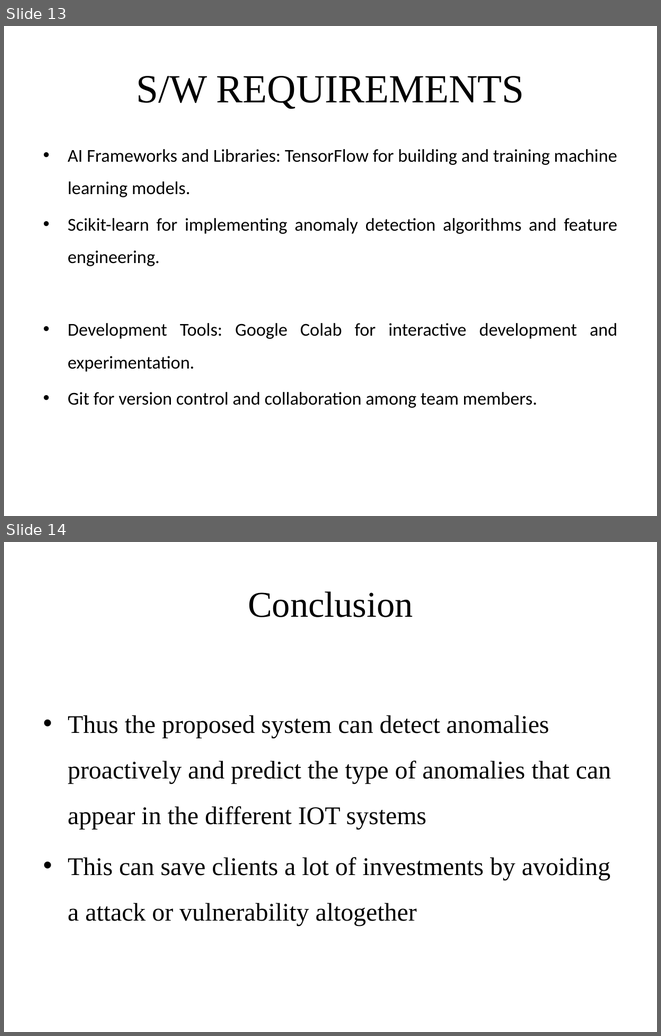
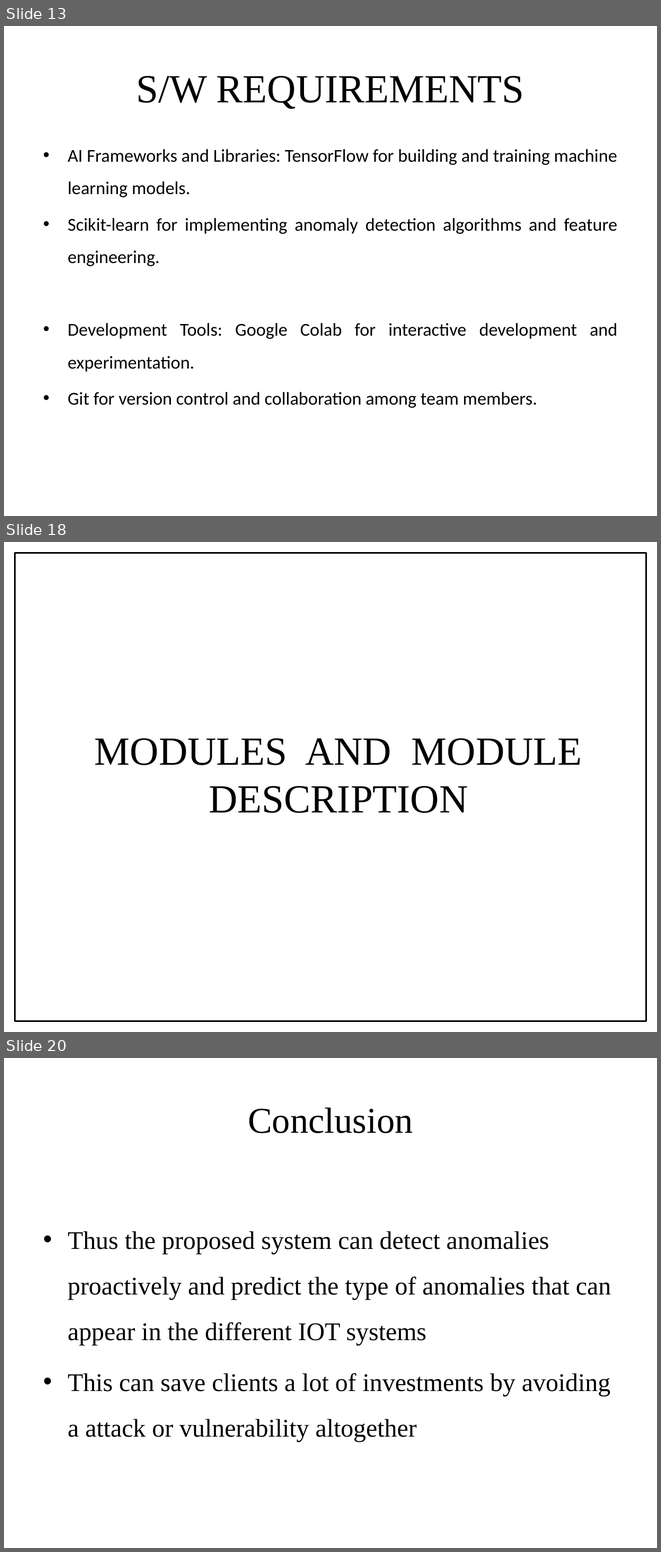
Before and after one commit to Renegadez518/IotSecurityProj, a slide deck: IOTProjreview ppt.pptx. Shown one above the other, each under a label of ours: slides 13 and 14 before the commit, slides 13, 18 and 20 after it; the slides between them are not shown. The pictures are 661x1036 and 661x1552 pixels, drawn with LibreOffice and Linux fonts; fonts in the diff are those of the drawing. Boxes give left, top, right and bottom in pixels: in the first picture for what was removed or moved away, otherwise in the second. Text is boxed around its words. In the diff, an @@ line names an element or a change of style, - is before the commit and + after.

```diff
--- a/IOTProjreview ppt.pptx
+++ b/IOTProjreview ppt.pptx
@@ slide 18 added at (4,542,657,1032), background #FFFFFF @@
@@ rectangle added at (15,553,646,1021), outline #000000 2 pt @@
@@ text added at (95,738,582,813), 44 pt, text #000000 @@
+MODULES AND MODULE DESCRIPTION
@@ what was slide 14 is now slide 20 @@
```
Also in this commit, not shown: 6 other slides added, 1 slide removed.
